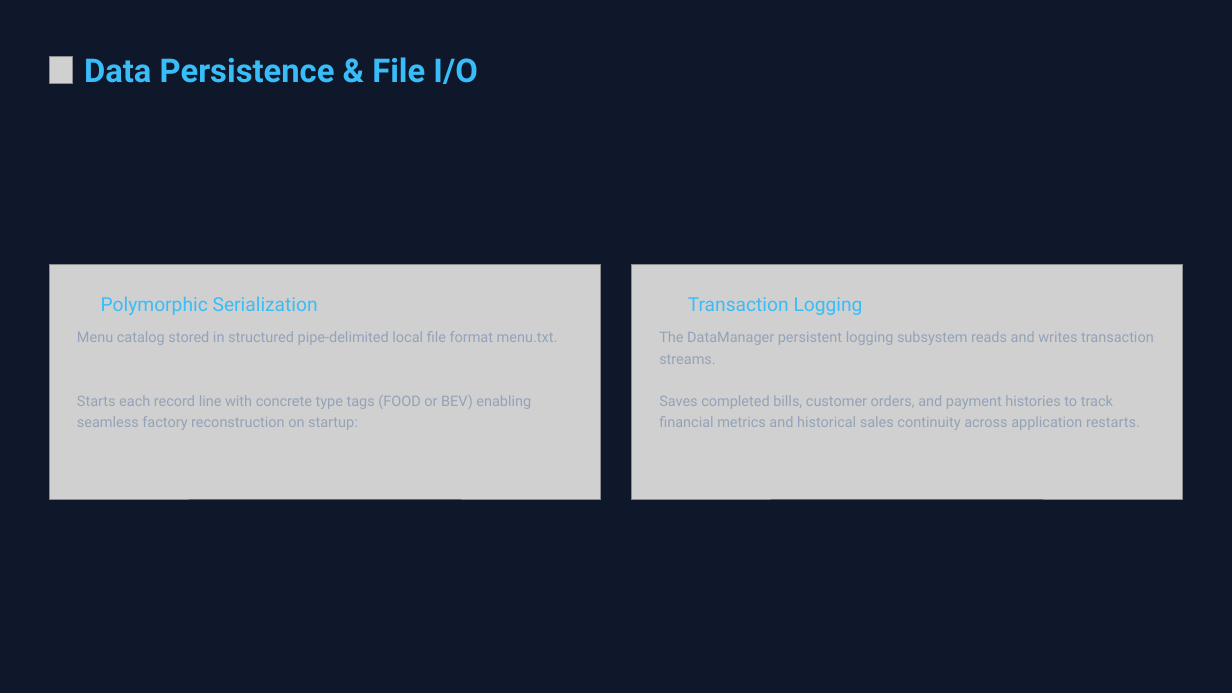
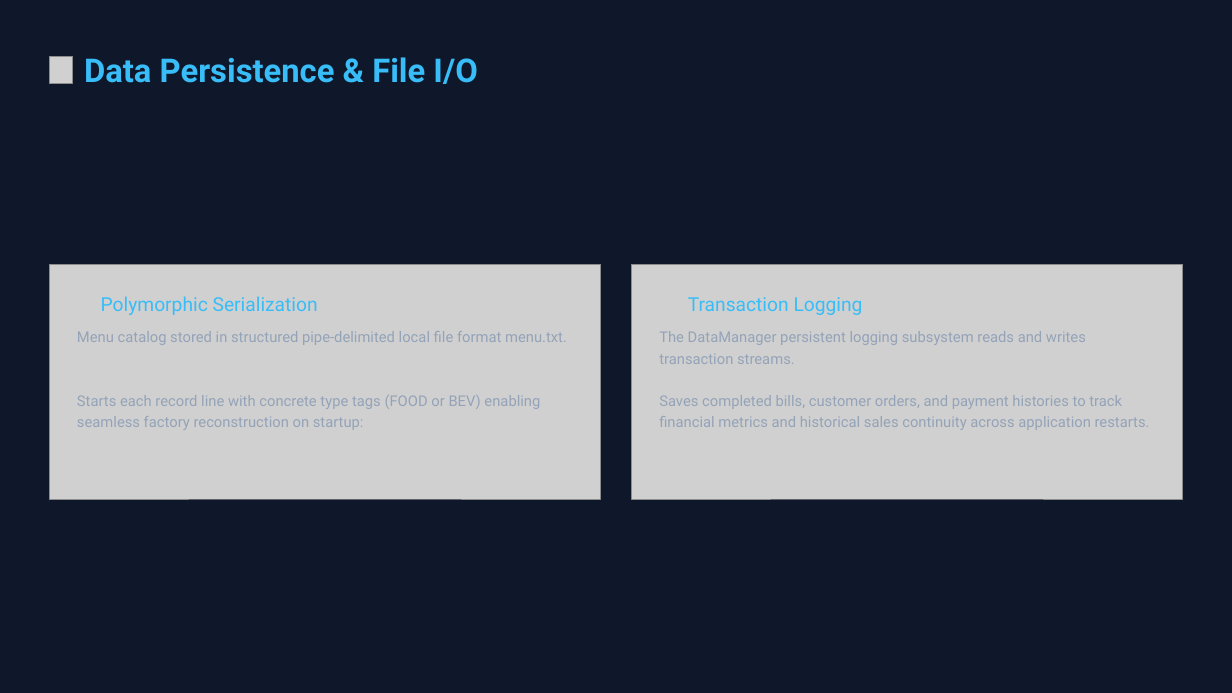
Before and after one commit to Alhan007bts/Restaurant-Billing-Project, a slide deck: slide 8 of docs/BiteKing POS Presentation.pptx. Drawn at 1232x693 pixels with LibreOffice and Linux fonts; fonts in the diff are those of the drawing; grey boxes stand for pictures; background and template pictures are left out. Boxes give left, top, right and bottom in pixels: in the first picture for what was removed or moved away, otherwise in the second. Text is boxed around its words. In the diff, an @@ line names an element or a change of style, - is before the commit and + after.

```diff
--- a/docs/BiteKing POS Presentation.pptx
+++ b/docs/BiteKing POS Presentation.pptx
@@ size 11.2 to 11.5 pt in 4 elements at [77,331,567,345], [77,395,540,430], [659,331,1086,364], [659,395,1150,430] @@
```
Also in this commit, not shown: 10 other slides changed, 3 other files.
